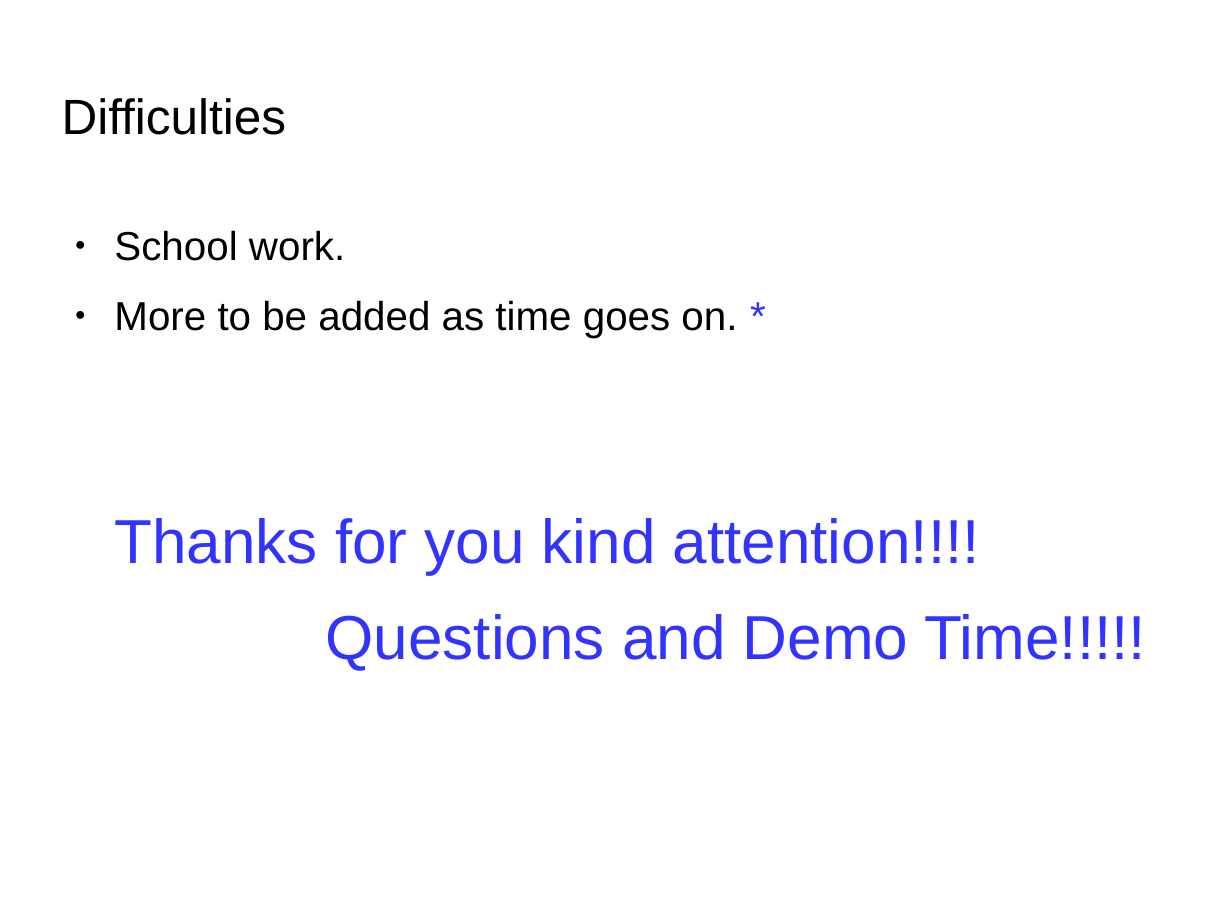
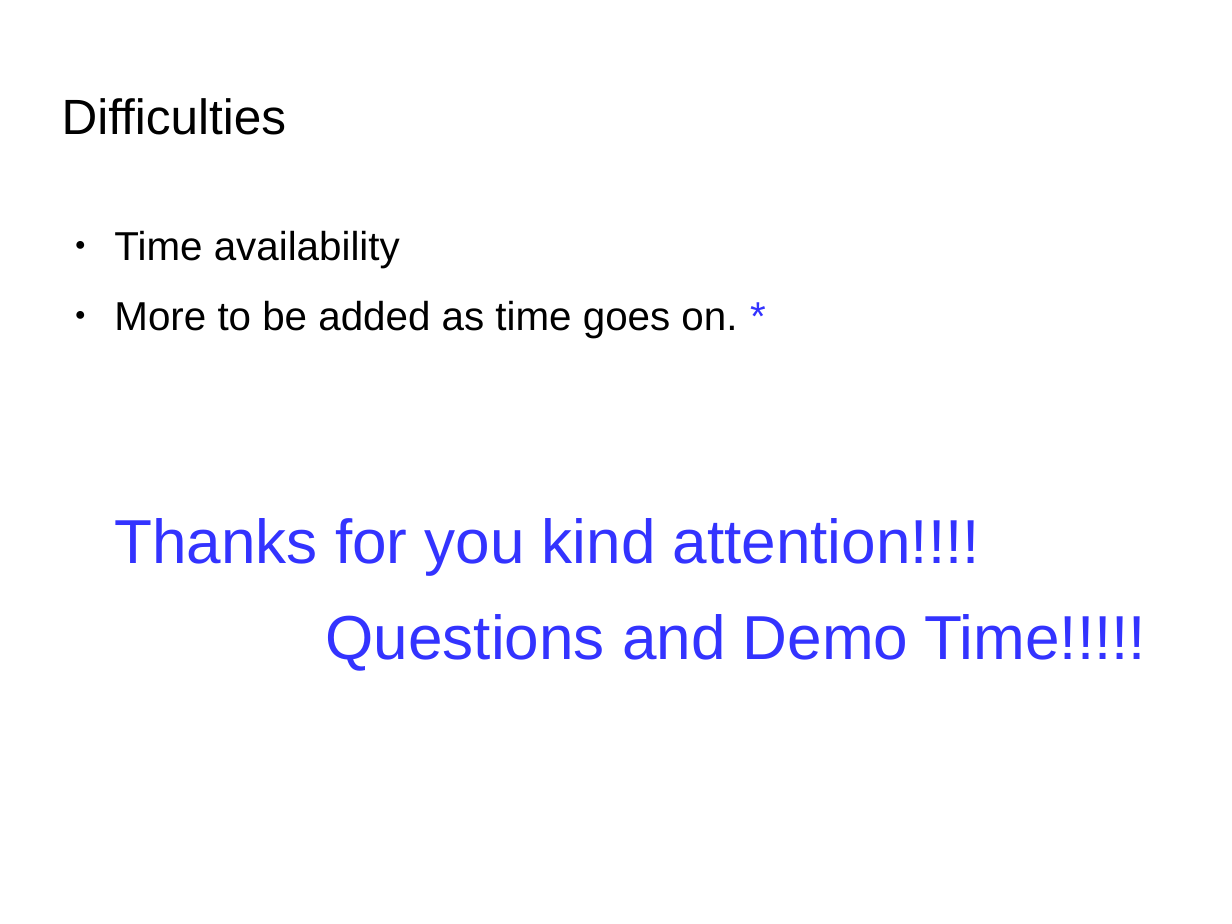
Before and after one commit to DanCarl857/Math-Learning-using-Javascript, a slide deck: slide 15 of e-learning platform.odp (slide 13 before the commit). Drawn at 1232x924 pixels with LibreOffice and Linux fonts; fonts in the diff are those of the drawing; background and template pictures are left out. Boxes give left, top, right and bottom in pixels: in the first picture for what was removed or moved away, otherwise in the second. Text is boxed around its words. In the diff, an @@ line names an element or a change of style, - is before the commit and + after.

```diff
--- a/e-learning platform.odp
+++ b/e-learning platform.odp
@@ text at box(114, 230, 400, 268): text changed @@
-● School work.
+● Time availability
```
Also in this commit, not shown: 1 other slide changed, 2 slides added, 3 other files.
